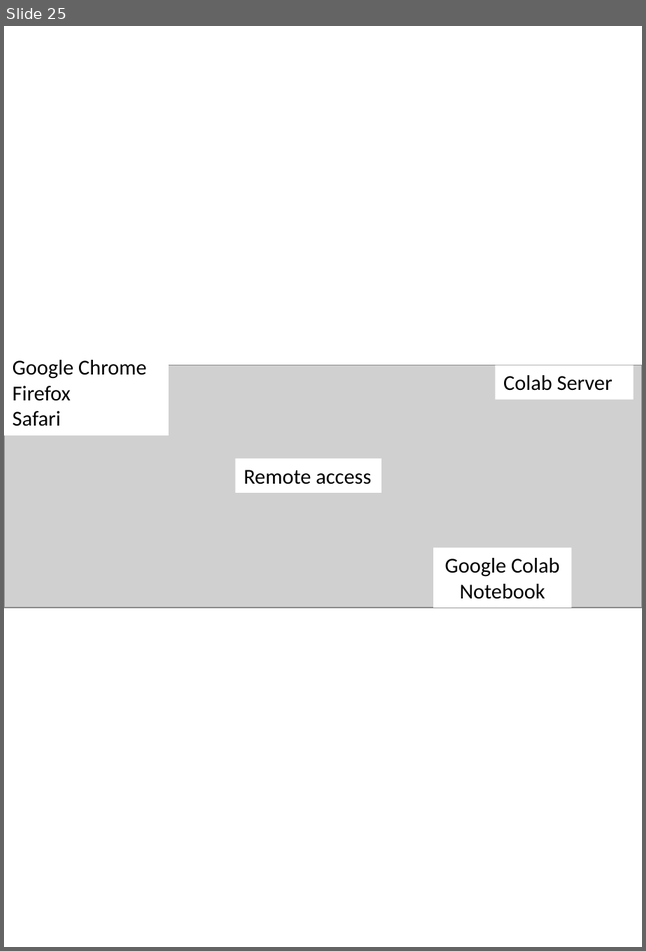
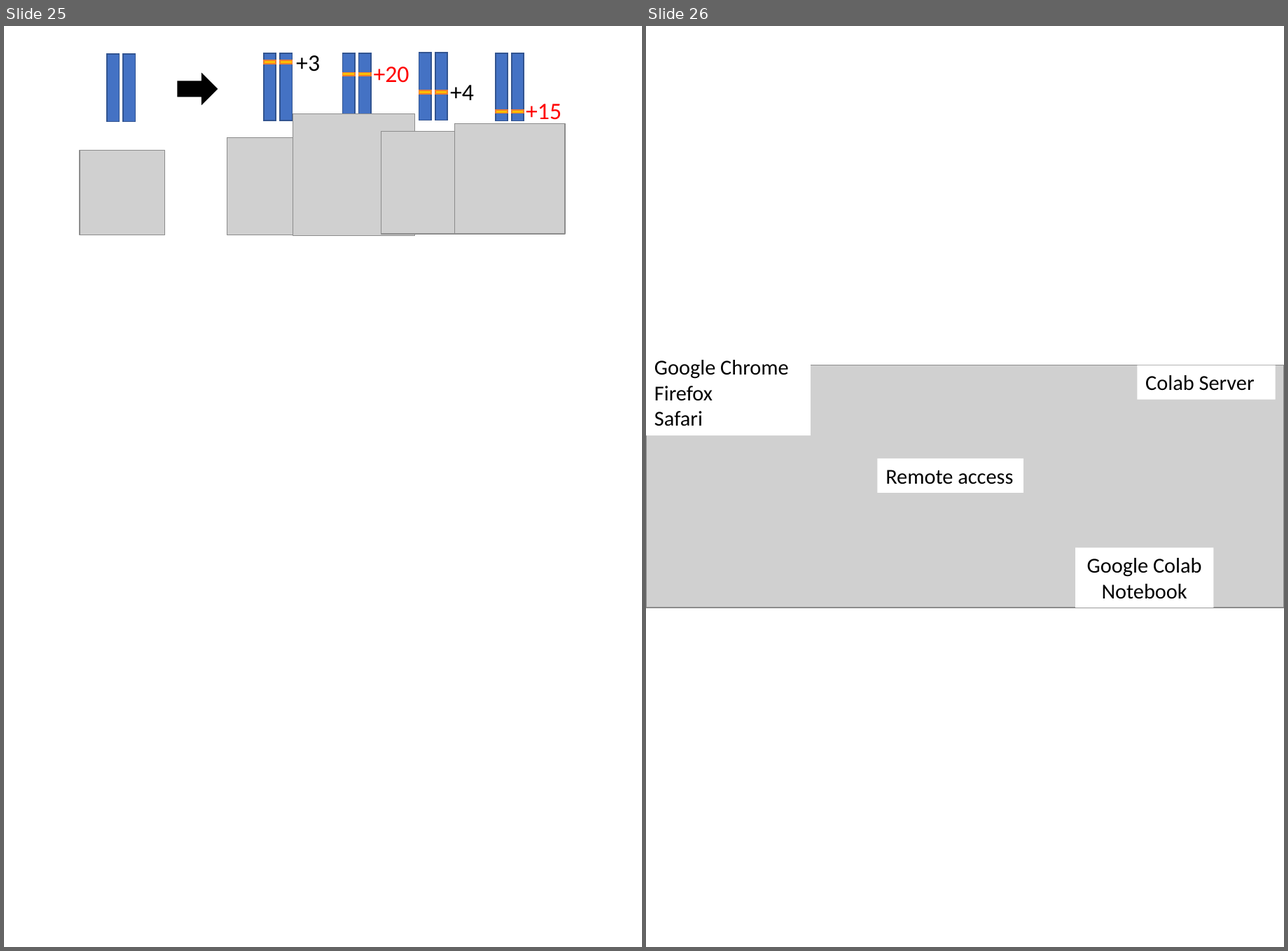
Before and after one commit to slt666666/FAO_lecture, a slide deck: FAO_2024/mutmapqtlseq.pptx. Shown side by side, each under a label of ours: slide 25 before the commit, slides 25 and 26 after it. The pictures are 646x951 and 1288x951 pixels, drawn with LibreOffice and Linux fonts; fonts in the diff are those of the drawing; grey boxes stand for pictures. Boxes give left, top, right and bottom in pixels: in the first picture for what was removed or moved away, otherwise in the second. Text is boxed around its words. In the diff, an @@ line names an element or a change of style, - is before the commit and + after.

```diff
--- a/FAO_2024/mutmapqtlseq.pptx
+++ b/FAO_2024/mutmapqtlseq.pptx
@@ slide 25 added at (4,26,642,947), background #FFFFFF @@
@@ rectangle added at (107,54,119,121), fill #4472C4, outline #325491 1 pt @@
@@ rectangle added at (123,54,135,121), fill #4472C4, outline #325491 1 pt @@
@@ rectangle added at (263,53,275,120), fill #4472C4, outline #325491 1 pt @@
@@ rectangle added at (263,61,275,64), fill #FFC000, outline #ED7D31 1 pt @@
@@ rectangle added at (280,53,292,120), fill #4472C4, outline #325491 1 pt @@
@@ rectangle added at (280,61,292,64), fill #FFC000, outline #ED7D31 1 pt @@
@@ text added at (296,55,320,72), 20 pt, text #000000 @@
++3
@@ rectangle added at (342,53,354,120), fill #4472C4, outline #325491 1 pt @@
@@ rectangle added at (359,53,371,120), fill #4472C4, outline #325491 1 pt @@
@@ text added at (374,67,409,83), 20 pt, text #FF0000 @@
++20
@@ rectangle added at (419,53,431,120), fill #4472C4, outline #325491 1 pt @@
@@ rectangle added at (435,53,447,120), fill #4472C4, outline #325491 1 pt @@
@@ rectangle added at (495,53,507,120), fill #4472C4, outline #325491 1 pt @@
@@ rectangle added at (511,53,523,120), fill #4472C4, outline #325491 1 pt @@
@@ right arrow added at (178,74,217,104), fill #000000, outline #000000 1 pt @@
@@ rectangle added at (342,73,354,76), fill #FFC000, outline #ED7D31 1 pt @@
@@ rectangle added at (359,73,371,76), fill #FFC000, outline #ED7D31 1 pt @@
@@ text added at (450,85,474,100), 20 pt, text #000000 @@
++4
@@ rectangle added at (419,90,431,94), fill #FFC000, outline #ED7D31 1 pt @@
@@ rectangle added at (435,90,447,94), fill #FFC000, outline #ED7D31 1 pt @@
@@ text added at (526,104,561,125), 20 pt, text #FF0000 @@
++15
@@ picture added at (293,114,415,235) @@
@@ picture added at (455,124,565,235) @@
@@ rectangle added at (495,110,507,114), fill #FFC000, outline #ED7D31 1 pt @@
@@ rectangle added at (511,110,523,114), fill #FFC000, outline #ED7D31 1 pt @@
@@ picture added at (80,150,165,235) @@
@@ picture added at (227,137,325,235) @@
@@ picture added at (381,132,483,235) @@
@@ what was slide 25 is now slide 26 @@
```
Also in this commit, not shown: 1 slide changed, 1 other file.
